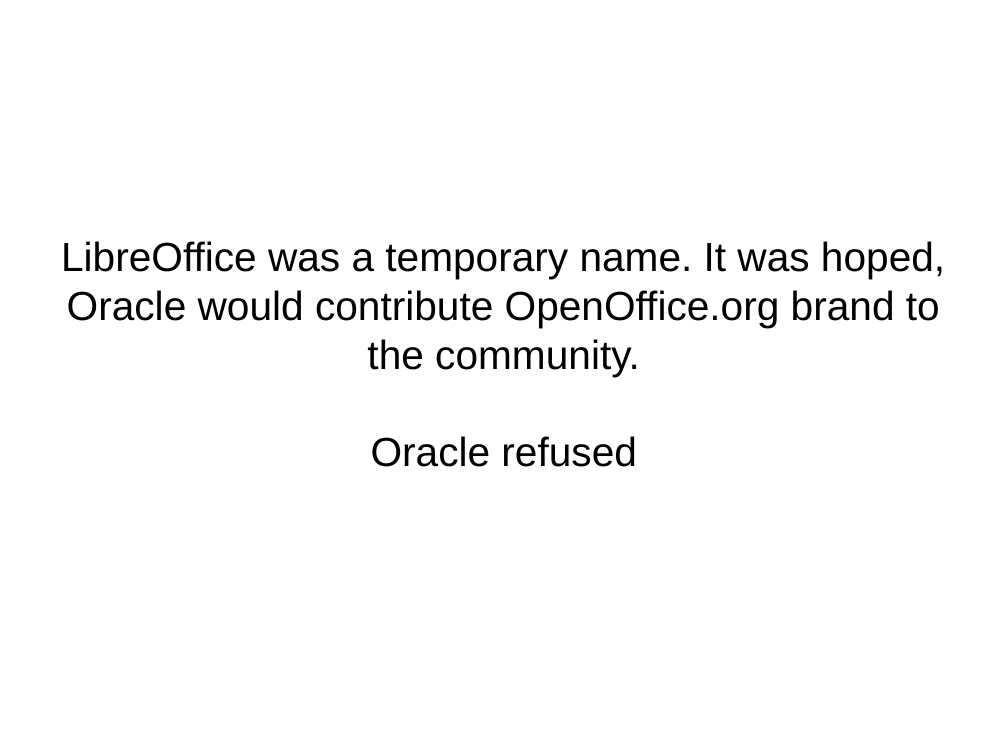
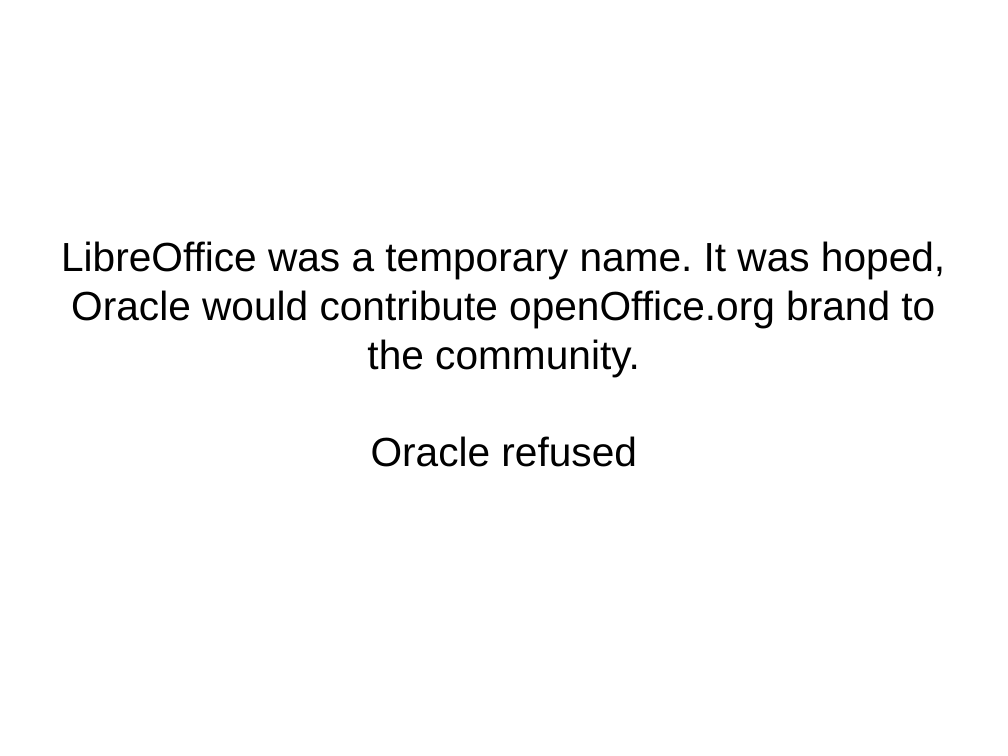
Before and after one commit to rebahozkoc/libreofficepythonmacros, a slide deck: slide 22 of impress_example.odp. Drawn at 1008x756 pixels with LibreOffice and Linux fonts; fonts in the diff are those of the drawing. Boxes give left, top, right and bottom in pixels: in the first picture for what was removed or moved away, otherwise in the second. Text is boxed around its words. In the diff, an @@ line names an element or a change of style, - is before the commit and + after.

```diff
--- a/impress_example.odp
+++ b/impress_example.odp
@@ subtitle at (x1=61, y1=241, x2=945, y2=376): text changed @@
-LibreOffice was a temporary name. It was hoped, Oracle would contribute OpenOffice.org brand to the community.
+LibreOffice was a temporary name. It was hoped, Oracle would contribute openOffice.org brand to the community.
```
Also in this commit, not shown: 12 other slides changed, 5 other files.
